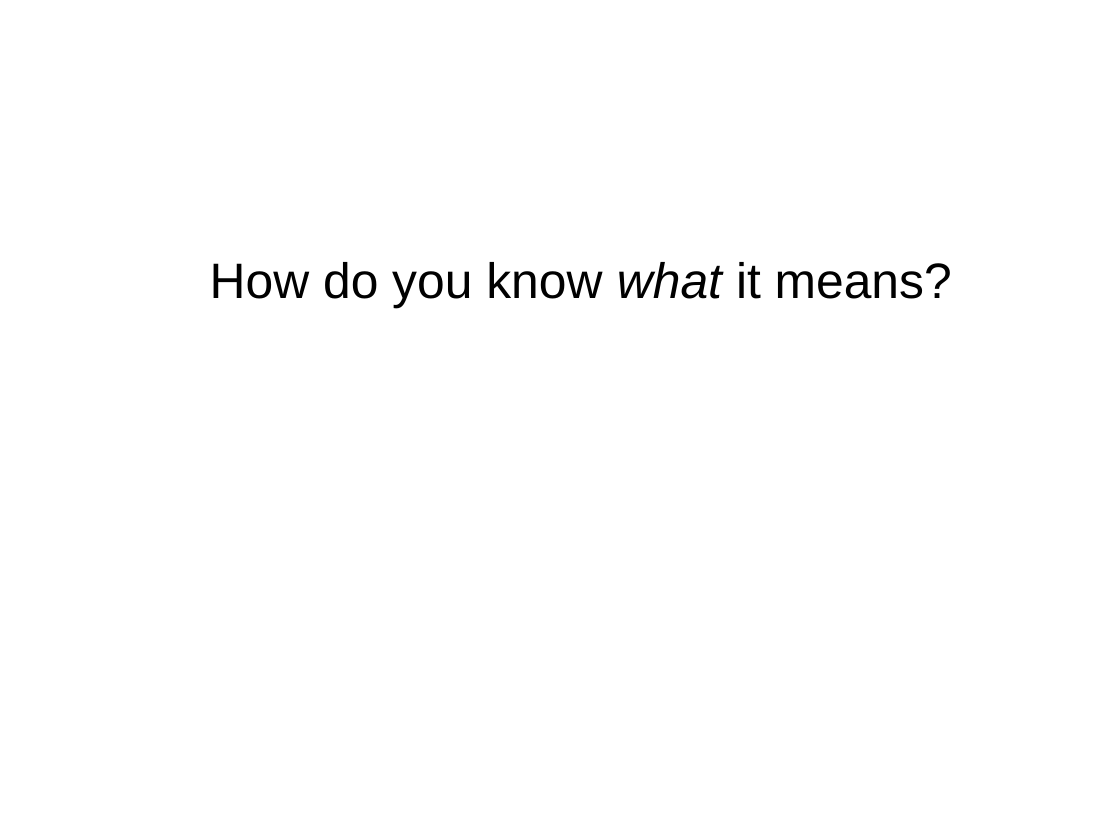
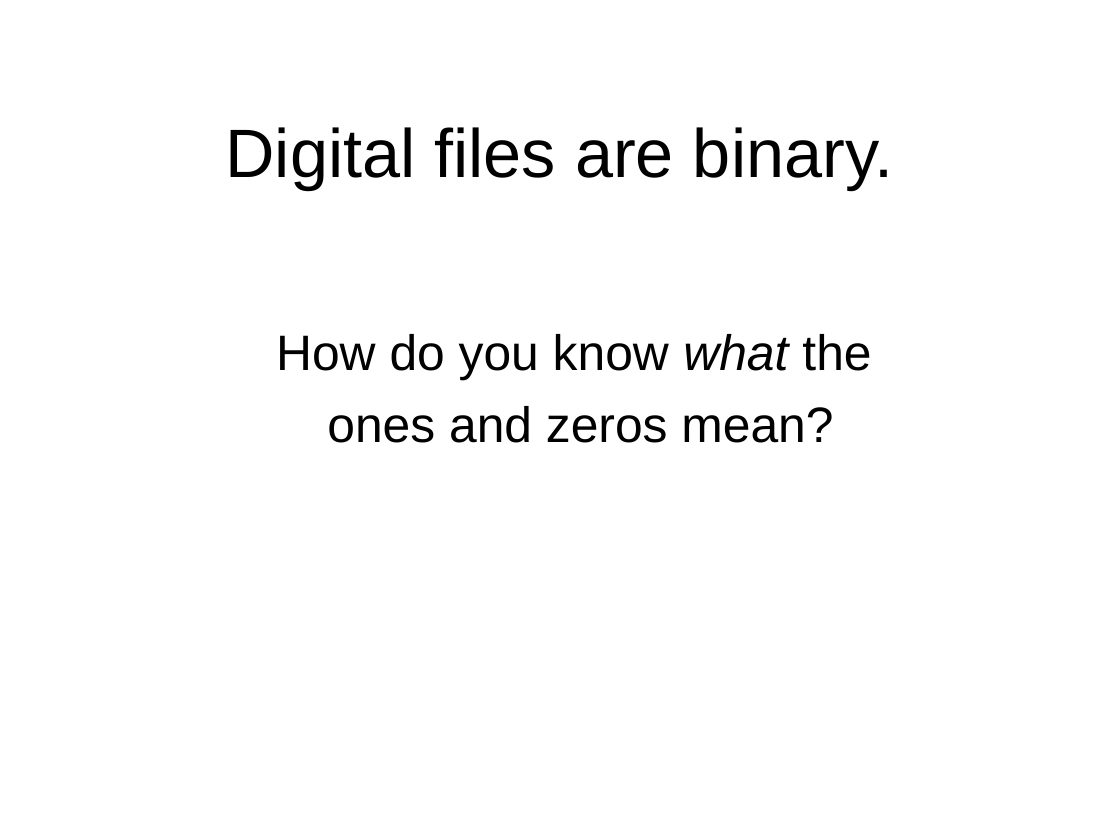
Before and after one commit to toneill/naa, a slide deck: slide 16 of doco/digital-preservation-chris-smart.odp. Drawn at 1120x840 pixels with LibreOffice and Linux fonts; fonts in the diff are those of the drawing; background and template pictures are left out. Boxes give left, top, right and bottom in pixels: in the first picture for what was removed or moved away, otherwise in the second. Text is boxed around its words. In the diff, an @@ line names an element or a change of style, - is before the commit and + after.

Commit message:
Flying to Singapore, so what better time to update the presentation? Went over everything, clearing up some language, added some new slides.

```diff
--- a/doco/digital-preservation-chris-smart.odp
+++ b/doco/digital-preservation-chris-smart.odp
@@ title added at [226, 127, 893, 190], 44 pt, text #000000 @@
+Digital files are binary.
@@ text at [276, 334, 871, 443]: text changed @@
-• How do you know what it means?
+• How do you know what the
+• ones and zeros mean?
```
Also in this commit, not shown: 13 other slides changed, 2 slides added, 2 slides removed.
